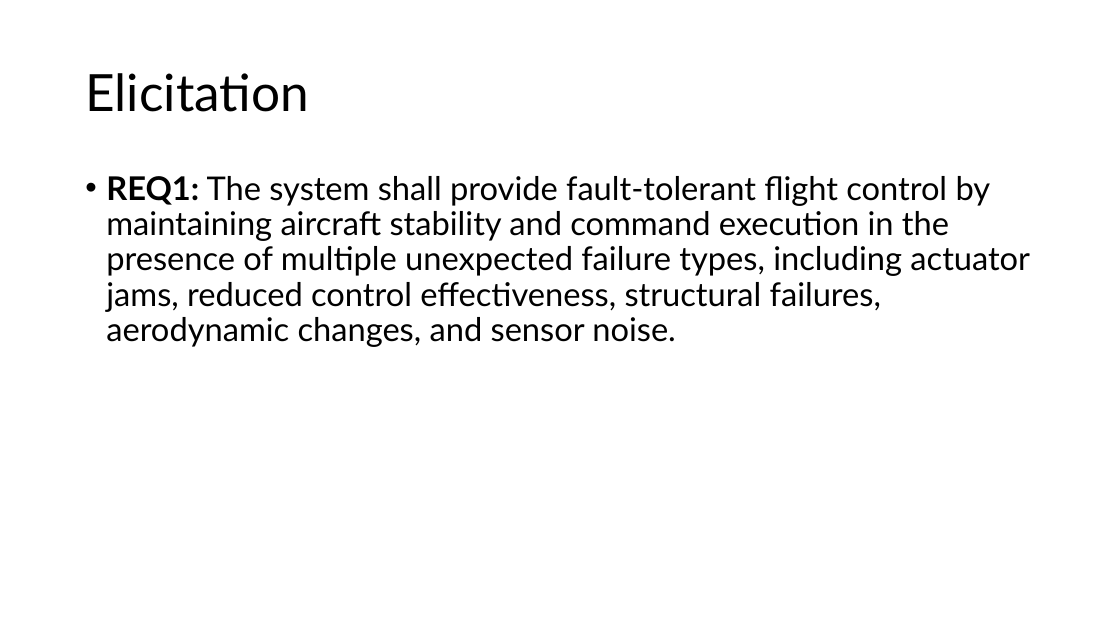
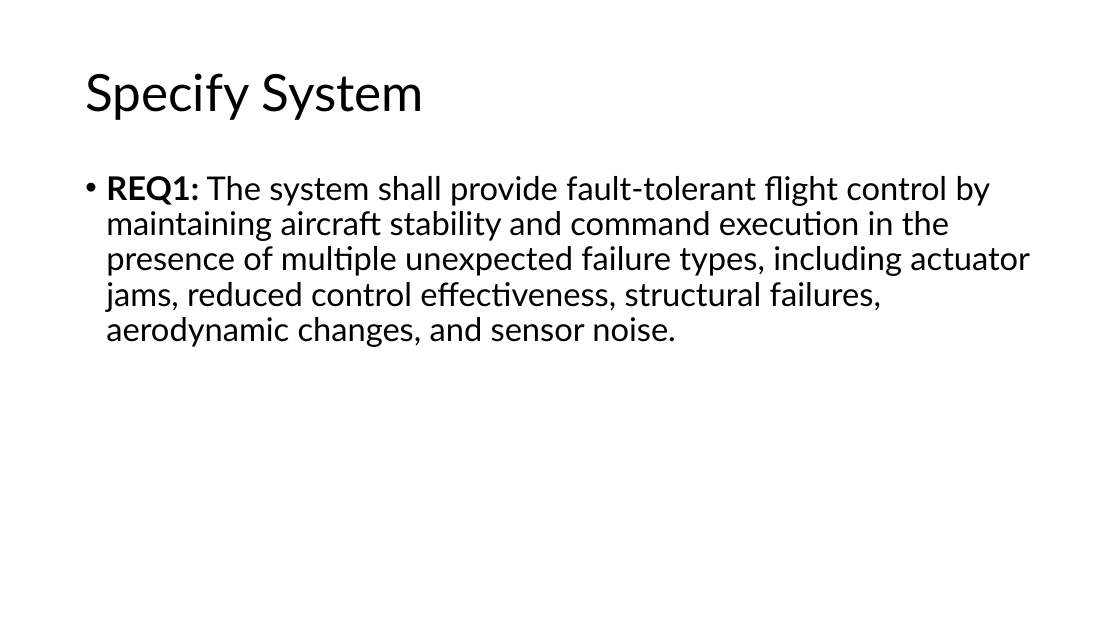
Before and after one commit to Niels149/AIASFault, a slide deck: slide 3 of AIASPres.pptx. Drawn at 1120x630 pixels with LibreOffice and Linux fonts; fonts in the diff are those of the drawing. Boxes give left, top, right and bottom in pixels: in the first picture for what was removed or moved away, otherwise in the second. Text is boxed around its words. In the diff, an @@ line names an element or a change of style, - is before the commit and + after.

```diff
--- a/AIASPres.pptx
+++ b/AIASPres.pptx
@@ title at [85, 73, 424, 120]: text changed @@
-Elicitation
+Specify System
```
Also in this commit, not shown: 1 other slide changed, 1 slide added, 3 slides removed.
